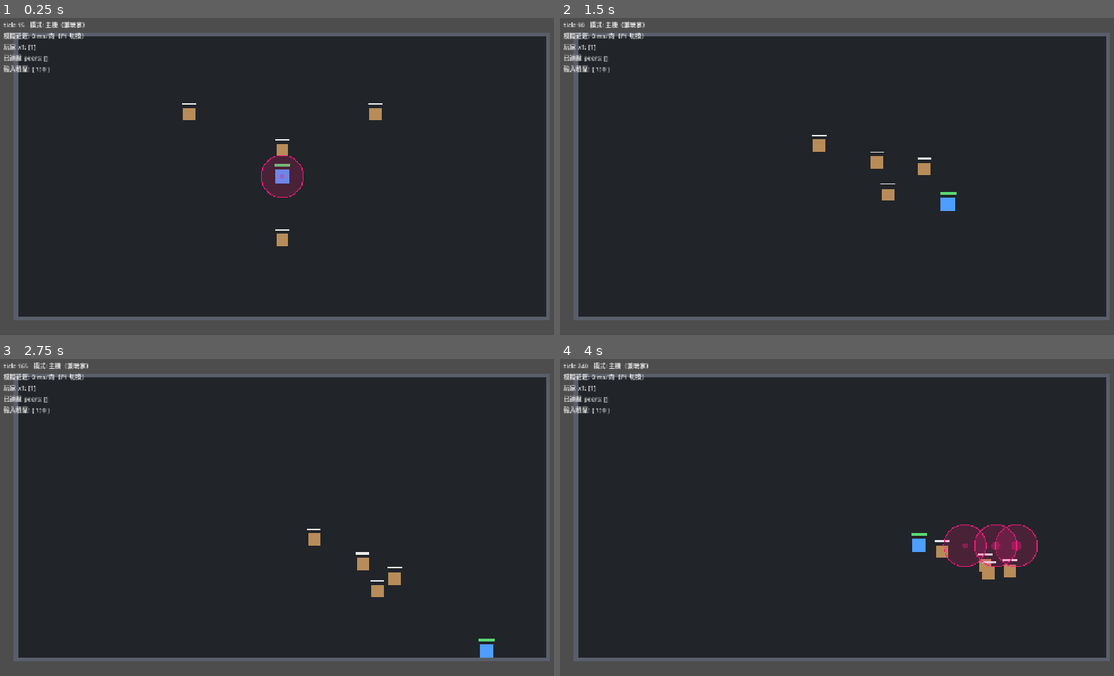
Above: before the commit, frames 1-4 (two rows, left to right).
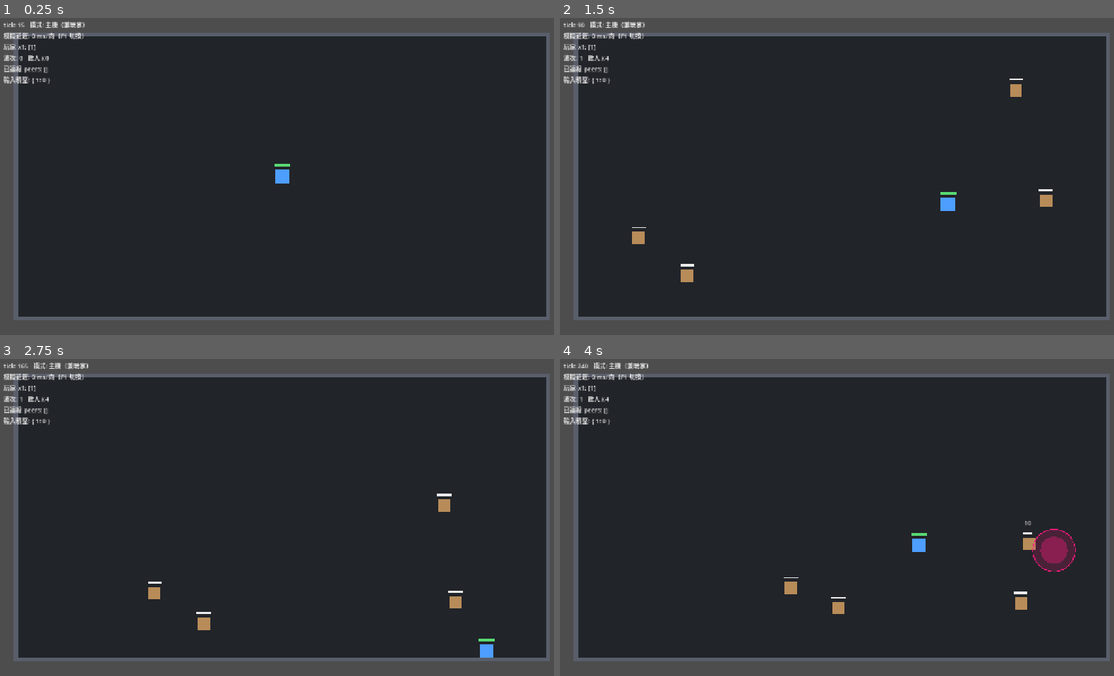
Above: after the commit, the same moments.

Repository: dijkstra1115/Rogue
Game: Godot game, scene res://scenes/arena.tscn
Two runs of this game, one before a commit and one after it. Both use one fixed random seed, a clock stepped at 60 frames per second and the inputs below. This scene is started directly instead of the project's main scene.
Inputs (mouse positions are in pixels of both pictures, inside the frame that each line leads up to):
- Up to frame 1 (0.25 s): no input
- Up to frame 2 (1.5 s): move the mouse to (964, 160) at 0.52 s; press the mouse at (964, 160) at 0.53 s; hold D (move_right) 0.53-1.28 s; tap Q (special) at 0.8, 1.35 s; move the mouse to (731, 192) at 1.27 s; release the mouse at (731, 192) at 1.28 s; hold S (move_down) from 1.28 s (still down)
- Up to frame 3 (2.75 s): tap Space (utility) at 1.55 s; move the mouse to (337, 447) at 2.02 s; release S (move_down) at 2.03 s; hold D (move_right) from 2.03 s (still down); hold Space (utility) from 2.03 s (still down); click (337, 447) at 2.3 s
- Up to frame 4 (4 s): move the mouse to (814, 580) at 2.77 s; release D (move_right) at 2.78 s; release Space (utility) at 2.78 s; hold W (move_up) 2.78-3.53 s; tap E (interact) at 2.85 s; tap Q (special) at 3.05 s; move the mouse to (1014, 565) at 3.52 s; press the mouse at (1014, 565) at 3.53 s; hold A (move_left) from 3.53 s (still down); tap Space (utility) at 3.8 s

The runs differ from the first frame. In frame 1, 1.5% of the frame differs, in the area x 0-70%, y 11-72%; in frame 2, 1.1%; in frame 3, 1.1%; in frame 4, 3.7%, in the area x 0-94%, y 11-81%.

Commit message:
M2 步驟 6：波次生成＋抓鉤（隊友向技能）
- 波次：清場後 3 秒出下一波，隻數遞增（4,5,6...），沿四邊隨機出生
  （固定 RNG 種子）；沒有玩家不出怪；疊層顯示波次與敵人數
- Grapple（special 鍵）：把範圍內最近的隊友拉到身邊——TargetKind.ALLY
  的第一個實例；沒有目標不消耗冷卻（Ability.execute 改回傳成功與否）
- 被拉的隊友在其客戶端觸發一次和解修正屬預期（快照回滾＋視覺平滑）
- 抓鉤淡出線特效；bot 週期性按 special
- tests：抓鉤選目標 3 項（最近/排除自己/範圍外）

Co-Authored-By: Claude Fable 5 <noreply@anthropic.com>

Diff:
--- a/client/debug_overlay.gd
+++ b/client/debug_overlay.gd
@@ -25,6 +25,7 @@
 	var ids: Array = world.player_states.keys()
 	ids.sort()
 	lines.append("玩家 x%d: %s" % [ids.size(), str(ids)])
+	lines.append("波次: %d   敵人 x%d" % [world.wave_number, world.enemy_states.size()])
 
 	if net.is_server():
 		lines.append("已連線 peers: %s" % str(multiplayer.get_peers()))
--- /dev/null
+++ b/client/fx/grapple_fx.gd
@@ -0,0 +1,23 @@
+## 抓鉤的佔位視覺：從隊友原位到落點的一條淡出線。純表現層。
+class_name GrappleFx
+extends Node2D
+
+const LIFETIME_TICKS := 12
+
+var from_pos: Vector2 = Vector2.ZERO
+var to_pos: Vector2 = Vector2.ZERO
+
+var _age: int = 0
+
+
+func _draw() -> void:
+	# 淺藍白色系——危險色（品紅/橘紅）保留給敵人
+	draw_line(from_pos, to_pos, Color(0.7, 0.85, 1.0, 0.8), 3.0)
+	draw_circle(to_pos, 6.0, Color(0.7, 0.85, 1.0, 0.8))
+
+
+func _physics_process(_delta: float) -> void:
+	_age += 1
+	modulate.a = 1.0 - float(_age) / LIFETIME_TICKS
+	if _age >= LIFETIME_TICKS:
+		queue_free()
--- a/sim/abilities/ability.gd
+++ b/sim/abilities/ability.gd
@@ -38,5 +38,6 @@
 
 ## 執行技能（只在伺服器呼叫）。子類別覆寫。
 ## world = game_world（拿玩家狀態、排入事件）；frame 提供 aim 等輸入。
-func execute(_world: Node2D, _caster_id: int, _frame: InputFrame, _tick: int) -> void:
-	pass
+## 回傳是否成功發動——false 代表沒有有效目標等情況，「不消耗冷卻」。
+func execute(_world: Node2D, _caster_id: int, _frame: InputFrame, _tick: int) -> bool:
+	return false
--- /dev/null
+++ b/sim/abilities/grapple.gd
@@ -0,0 +1,57 @@
+## 劍士的隊友向技能：抓鉤——把最近的隊友拉到身邊（M2 步驟 6）。
+##
+## 這是 TargetKind.ALLY 的第一個實例，驗證技能系統「可指定隊友為目標」
+## 的架構要求（docs/02）。沒有隊友在範圍內時發動失敗、不消耗冷卻。
+##
+## 被拉的隊友在他自己的客戶端上會觸發一次和解修正（他的預測不可能料到
+## 被隊友移動）——這是預期行為，位移由視覺偏移平滑或直接跳過去。
+class_name Grapple
+extends Ability
+
+## 抓鉤最遠距離
+const RANGE := 600.0
+
+## 拉到施放者身邊多遠的位置（不要疊在同一點）
+const ARRIVE_OFFSET := 40.0
+
+
+func _init() -> void:
+	target_kind = TargetKind.ALLY
+	base_cooldown_ticks = 300   # 5 秒；救援技能不隨攻速縮放
+	scales_with_attack_speed = false
+
+
+func execute(world: Node2D, caster_id: int, _frame: InputFrame, _tick: int) -> bool:
+	var ally_id := find_nearest_ally(world.player_states, caster_id, RANGE)
+	if ally_id == -1:
+		return false   # 沒有隊友在範圍內：不發動、不進冷卻
+
+	var caster: Dictionary = world.player_states[caster_id]
+	var ally: Dictionary = world.player_states[ally_id]
+	var from_pos: Vector2 = ally.pos
+	var offset: Vector2 = ally.pos - caster.pos
+	var target_pos: Vector2 = caster.pos
+	if offset.length() > ARRIVE_OFFSET:
+		target_pos = caster.pos + offset.normalized() * ARRIVE_OFFSET
+	# 夾在房間範圍內（沿用玩家的半寬）
+	ally.pos = target_pos.clamp(
+		world.ARENA_BOUNDS.position + Vector2.ONE * PlayerSim.PLAYER_HALF_SIZE,
+		world.ARENA_BOUNDS.end - Vector2.ONE * PlayerSim.PLAYER_HALF_SIZE
+	)
+	world.pending_events.append({"k": "grapple", "from": from_pos, "to": ally.pos})
+	return true
+
+
+## 找 caster 以外、範圍內最近的玩家；沒有回傳 -1。（純函式，可測試）
+static func find_nearest_ally(players: Dictionary, caster_id: int, max_range: float) -> int:
+	var caster_pos: Vector2 = players[caster_id].pos
+	var best_id := -1
+	var best_dist := max_range
+	for peer_id: int in players:
+		if peer_id == caster_id:
+			continue
+		var dist: float = players[peer_id].pos.distance_to(caster_pos)
+		if dist <= best_dist:
+			best_dist = dist
+			best_id = peer_id
+	return best_id
--- a/sim/abilities/sword_sweep.gd
+++ b/sim/abilities/sword_sweep.gd
@@ -23,7 +23,7 @@
 	scales_with_attack_speed = true
 
 
-func execute(world: Node2D, caster_id: int, frame: InputFrame, tick: int) -> void:
+func execute(world: Node2D, caster_id: int, frame: InputFrame, tick: int) -> bool:
 	var origin: Vector2 = world.player_states[caster_id].pos
 	# 揮擊事件：伺服器本地呈現＋廣播給所有客戶端畫扇形
 	world.pending_events.append({
@@ -37,6 +37,7 @@
 				Combat.make_damage_event(caster_id, enemy_id, DAMAGE, tick)
 			)
 			world.grant_shield(caster_id, SHIELD_PER_HIT)
+	return true   # 揮空也算發動（進冷卻）
 
 
 ## 扇形命中判定（純幾何，可單獨測試）。
--- a/sim/game_world.gd
+++ b/sim/game_world.gd
@@ -15,11 +15,14 @@
 const PLAYER_SCENE := preload("res://scenes/player.tscn")
 const ENEMY_SCENE := preload("res://scenes/enemy.tscn")
 
-## 測試用敵人的血量與出生位置（M4 換成吃難度值的生成器）
+## 測試用敵人血量（M4 換成吃難度值的生成器）
 const ENEMY_HP := 30.0
-const ENEMY_SPAWN_POSITIONS: Array[Vector2] = [
-	Vector2(640, 280), Vector2(400, 200), Vector2(880, 200), Vector2(640, 540),
-]
+
+## ---- 波次生成（M2 測試場；M4 換成難度時鐘驅動的生成器）----
+const WAVE_BASE_COUNT := 4        # 第一波隻數
+const WAVE_COUNT_GROWTH := 1      # 每波多幾隻
+const WAVE_BREAK_TICKS := 180     # 清場後多久出下一波（3 秒）
+const WAVE_SPAWN_MARGIN := 70.0   # 出生點離牆的內縮距離
 
 ## 可活動範圍（地板的矩形）。M4 做房間系統時改由房間提供。
 const ARENA_BOUNDS := Rect2(40, 40, 1200, 640)
@@ -77,6 +80,15 @@
 
 ## 伺服器：敵人流水號
 var next_enemy_id: int = 1
+
+## 目前波次（0 = 尚未開始）。伺服器權威，客戶端由狀態封包同步（疊層顯示用）。
+var wave_number: int = 0
+
+## 下一波的生成 tick（0 = 波次進行中，等清場才排程）
+var next_wave_tick: int = 60
+
+## 波次出生點用的隨機數（固定種子——重現問題時每次跑都一樣）
+var wave_rng := RandomNumberGenerator.new()
 
 
 func _ready() -> void:
@@ -90,9 +102,7 @@
 		net.peer_left.connect(_on_peer_left)
 		for peer_id in multiplayer.get_peers():
 			_spawn_player(peer_id)
-		# 擺幾隻追擊型敵人（M4 換成吃難度值的生成器）
-		for spawn_pos in ENEMY_SPAWN_POSITIONS:
-			_spawn_enemy("chaser", spawn_pos)
+		wave_rng.seed = hash("rogue-waves")   # 固定種子，重現容易
 	else:
 		# 客戶端：伺服器斷線就回主選單
 		net.server_lost.connect(_on_server_lost)
@@ -157,8 +167,39 @@
 		state.shield = maxf(0.0, state.shield - PlayerSim.SHIELD_DECAY_PER_TICK)
 
 	_simulate_enemies(tick)
+	_update_waves(tick)
 	_broadcast_state(tick)
 	_flush_events()
+
+
+## 伺服器：清場 → 休息 → 出下一波（隻數隨波次成長）。
+func _update_waves(tick: int) -> void:
+	if player_states.is_empty():
+		return   # 還沒有玩家（例如剛開的專用伺服器）就先不出怪
+	if not enemy_states.is_empty():
+		return
+	if next_wave_tick == 0:
+		# 剛清場：排程下一波
+		next_wave_tick = tick + WAVE_BREAK_TICKS
+	elif tick >= next_wave_tick:
+		wave_number += 1
+		_spawn_wave(wave_number)
+		next_wave_tick = 0
+
+
+## 沿房間四邊隨機出生（離牆內縮，不會卡在牆裡）。
+func _spawn_wave(wave: int) -> void:
+	var count := WAVE_BASE_COUNT + (wave - 1) * WAVE_COUNT_GROWTH
+	var inner := ARENA_BOUNDS.grow(-WAVE_SPAWN_MARGIN)
+	for i in count:
+		var pos: Vector2
+		match i % 4:
+			0: pos = Vector2(wave_rng.randf_range(inner.position.x, inner.end.x), inner.position.y)
+			1: pos = Vector2(wave_rng.randf_range(inner.position.x, inner.end.x), inner.end.y)
+			2: pos = Vector2(inner.position.x, wave_rng.randf_range(inner.position.y, inner.end.y))
+			3: pos = Vector2(inner.end.x, wave_rng.randf_range(inner.position.y, inner.end.y))
+		_spawn_enemy("chaser", pos)
+	print("[world] 第 %d 波：%d 隻" % [wave, count])
 
 
 ## 伺服器：敵人 AI 狀態機——追擊 →（進入距離且冷卻好）前搖 → 結算 → 冷卻追擊。
@@ -241,13 +282,25 @@
 
 
 ## 伺服器：依輸入觸發技能（攻擊不做客戶端預測，權威只在這裡）。
+## 執行成功才進冷卻——抓鉤沒抓到人這類失敗不吃冷卻。
 func _process_abilities(peer_id: int, state: Dictionary, frame: InputFrame, tick: int) -> void:
+	if frame.primary:
+		_try_ability(peer_id, state, "primary", frame, tick)
+	if frame.special:
+		_try_ability(peer_id, state, "special", frame, tick)
+
+
+func _try_ability(
+	peer_id: int, state: Dictionary, slot: String, frame: InputFrame, tick: int
+) -> void:
 	var abilities: Dictionary = state.get("abilities", {})
-	if frame.primary and abilities.has("primary"):
-		var ability: Ability = abilities.primary
-		if ability.is_ready(tick):
-			ability.mark_used(tick, state.get("attack_speed", 1.0))
-			ability.execute(self, peer_id, frame, tick)
+	if not abilities.has(slot):
+		return
+	var ability: Ability = abilities[slot]
+	if not ability.is_ready(tick):
+		return
+	if ability.execute(self, peer_id, frame, tick):
+		ability.mark_used(tick, state.get("attack_speed", 1.0))
 
 
 ## 伺服器：把本 tick 的事件廣播出去（本地也立即呈現）。
@@ -282,6 +335,11 @@
 				number.position = event.o
 				number.amount = event.n
 				add_child(number)
+			"grapple":
+				var grapple_fx := GrappleFx.new()
+				grapple_fx.from_pos = event.from
+				grapple_fx.to_pos = event.to
+				add_child(grapple_fx)
 			"telegraph":
 				var telegraph := TelegraphFx.new()
 				telegraph.position = event.o
@@ -323,6 +381,7 @@
 		frame.aim = frame.move.normalized()
 		frame.primary = tick % 90 < 2    # 偶爾揮劍，讓煙霧測試走到事件管線
 		frame.utility = tick % 150 < 2   # 偶爾衝刺，驗證衝刺預測在延遲下收斂
+		frame.special = tick % 240 < 2   # 偶爾抓鉤（有隊友才會真的發動）
 		return frame
 	return LocalInput.capture(tick, self, aim_origin)
 
@@ -347,7 +406,7 @@
 		move_snaps[peer_id] = PlayerSim.snapshot_movement(state)
 	var payload := {
 		"t": tick, "p": positions, "a": acks, "e": enemies,
-		"hp": player_hp, "mv": move_snaps,
+		"hp": player_hp, "mv": move_snaps, "w": wave_number,
 	}
 	NetworkManager.instance.send_or_delay(func() -> void: _receive_state.rpc(payload))
 
@@ -397,6 +456,7 @@
 			player_states[peer_id].max_hp = player_hp[peer_id][1]
 			player_states[peer_id].shield = player_hp[peer_id][2]
 
+	wave_number = state_data.get("w", 0)
 	_sync_enemies(state_data.get("e", {}))
 
 
@@ -442,7 +502,10 @@
 	PlayerSim.init_movement(player_states[peer_id], node.position)
 	# 技能只存在於伺服器（權威）。目前人人都是劍士；角色選擇是 M6 的事。
 	if NetworkManager.instance.is_server():
-		player_states[peer_id].abilities = {"primary": SwordSweep.new()}
+		player_states[peer_id].abilities = {
+			"primary": SwordSweep.new(),
+			"special": Grapple.new(),   # 隊友向技能（TargetKind.ALLY 的第一個實例）
+		}
 	player_nodes[peer_id] = node
 	# 客戶端為「自己」建立預測器（伺服器端與 host 玩家不需要——他們就是權威）；
 	# 為「別人」建立插值緩衝（伺服器端看到的就是權威位置，不需要）
--- a/tests/test_abilities.gd
+++ b/tests/test_abilities.gd
@@ -5,7 +5,7 @@
 extends SceneTree
 
 ## 預期執行的檢查總數（守門：腳本中途出錯時檢查數不足，不可誤判成全過）
-const EXPECTED_CHECKS := 10
+const EXPECTED_CHECKS := 13
 
 var failed_count: int = 0
 var check_count: int = 0
@@ -15,6 +15,7 @@
 	_test_cooldown()
 	_test_attack_speed_scaling()
 	_test_sector_geometry()
+	_test_grapple_targeting()
 
 	if check_count != EXPECTED_CHECKS:
 		print("FAIL: 只執行了 %d/%d 項檢查（腳本中途出錯？）" % [check_count, EXPECTED_CHECKS])
@@ -61,6 +62,18 @@
 	_check(SwordSweep.is_in_sector(origin, aim, Vector2.ZERO, 90.0, 100.0), "原點重疊必中")
 
 
+## 抓鉤選目標：挑最近的隊友、排除自己、範圍外沒目標
+func _test_grapple_targeting() -> void:
+	var players := {
+		1: {"pos": Vector2(100.0, 100.0)},   # 施放者
+		2: {"pos": Vector2(300.0, 100.0)},   # 距離 200
+		3: {"pos": Vector2(150.0, 100.0)},   # 距離 50（最近）
+	}
+	_check(Grapple.find_nearest_ally(players, 1, 600.0) == 3, "挑最近的隊友")
+	_check(Grapple.find_nearest_ally({1: {"pos": Vector2.ZERO}}, 1, 600.0) == -1, "只有自己時沒有目標")
+	_check(Grapple.find_nearest_ally(players, 1, 30.0) == -1, "全部超出範圍時沒有目標")
+
+
 func _check(ok: bool, what: String) -> void:
 	check_count += 1
 	if ok:
Not shown, added: client/fx/grapple_fx.gd.uid
Not shown, added: sim/abilities/grapple.gd.uid
